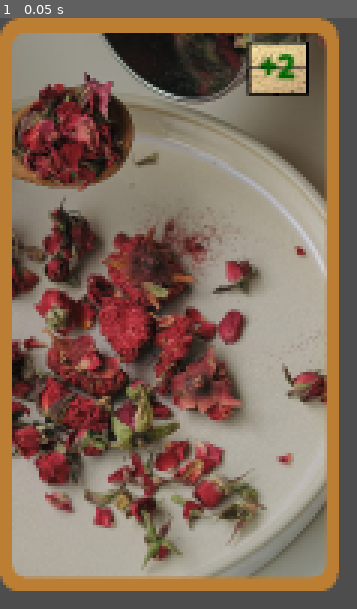
Above: before the commit, frame 1.
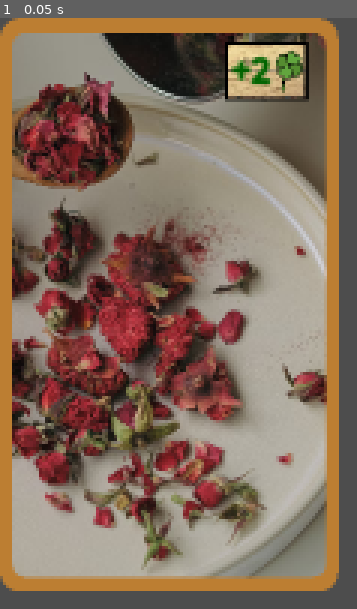
Above: after the commit, the same moment.

Repository: ch4perone/godot_card_game
Game: Godot game, scene res://Cards/card_base.tscn
Two runs of this game, one before a commit and one after it. Both use one fixed random seed, a clock stepped at 60 frames per second and the inputs below.
Inputs:
- Up to frame 1 (0.05 s): no input

The runs differ from the first frame. In frame 1, 1.8% of the frame differs, in the area x 63-87%, y 4-15%.

Commit message:
Add clover icon to cards

Diff:
--- a/Cards/card_base.gd
+++ b/Cards/card_base.gd
@@ -7,6 +7,7 @@
 @onready var card_art_path = "res://Assets/Cards/Art/" + card_info["FILE"]
 @onready var card_border_path = "res://Assets/Cards/" + "card_border_" + card_info["TYPE"].to_lower() + ".png"
 @onready var card_icon_path = "res://Assets/Cards/card_icon.png"
+@onready var clover_icon_path = "res://Assets/Cards/clover_icon.png"
 
 # Called when the node enters the scene tree for the first time.
 func _ready():
@@ -39,6 +40,8 @@
 	var cost = card_info["COST"]
 	var sign = "+" if cost > 0 else "-" if cost < 0 else ""
 	var label = $IconVBoxContainer/IconHBoxContainer/TextureRect/IconText
+	var t=Texture.new()
+	t=load(clover_icon_path)
 
 	if cost > 0:
 		label.push_color(Color("darkgreen"))
@@ -46,6 +49,9 @@
 		label.push_color(Color("red"))
 	label.push_bold()
 	label.append_text(str(sign,cost))
+
+
+	label.add_image(t,20,20)
 	label.pop()
 
 
--- a/Cards/card_base.tscn
+++ b/Cards/card_base.tscn
@@ -77,15 +77,15 @@
 layout_mode = 2
 
 [node name="TextureRect" type="TextureRect" parent="IconVBoxContainer/IconHBoxContainer"]
-custom_minimum_size = Vector2(70, 60)
+custom_minimum_size = Vector2(95, 65)
 layout_direction = 3
 layout_mode = 2
 
 [node name="IconText" type="RichTextLabel" parent="IconVBoxContainer/IconHBoxContainer/TextureRect"]
 layout_direction = 2
 layout_mode = 0
-offset_left = 14.0
-offset_top = 5.0
-offset_right = 74.0
-offset_bottom = 34.0
-scale = Vector2(2, 2)
+offset_left = 9.0
+offset_top = 7.0
+offset_right = 69.0
+offset_bottom = 36.0
+scale = Vector2(2.2, 2.2)
Binary file added: Assets/Cards/clover_icon.png
Not shown, added: Assets/Cards/clover_icon.png.import
Not shown, changed: Assets/Cards/card_icon2.xcf
Not shown, added: Assets/Cards/clover.xcf
Not shown, added: Assets/Cards/clover1x1.xcf
